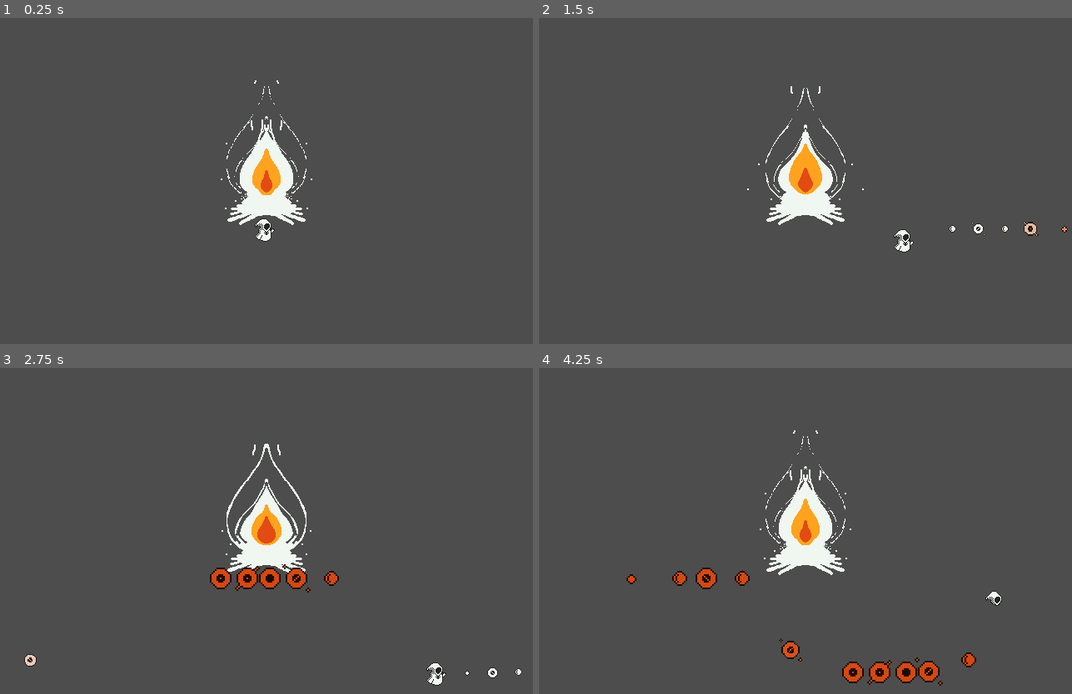
Above: before the commit, frames 1-4 (two rows, left to right).
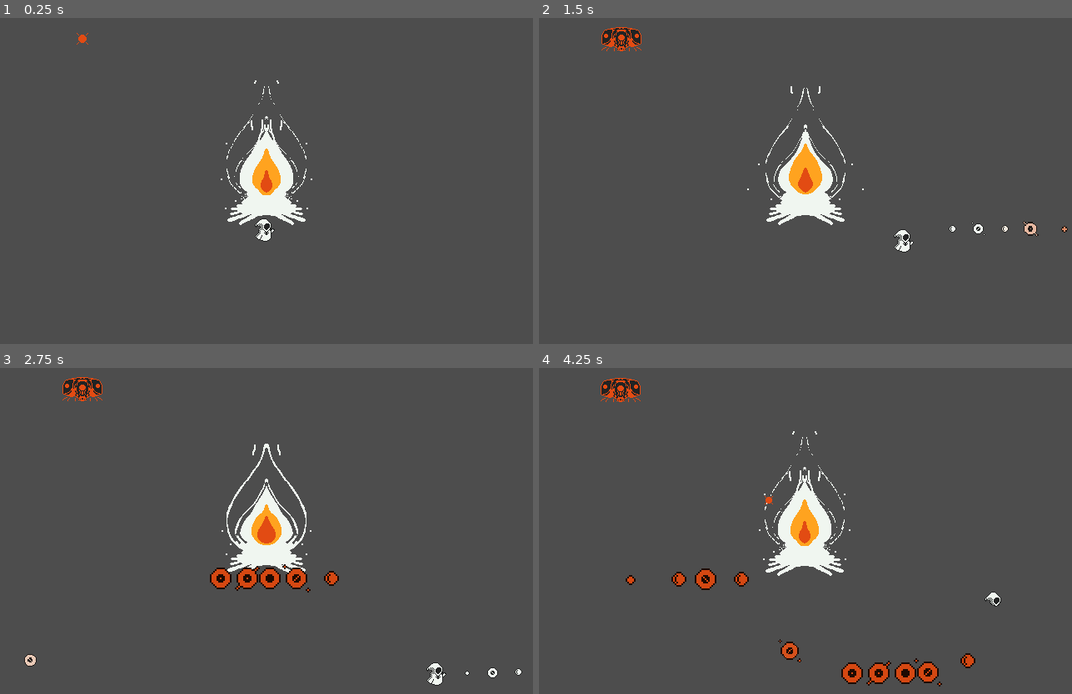
Above: after the commit, the same moments.

Repository: rnakkas/gmtk-game-jam-jul-2025
Game: Godot game, scene res://Gaame/Scenes/game.tscn
Same seed, same stepped clock (60 frames per second), same inputs: the game is played once before the commit and once after it. This scene is started directly instead of the project's main scene.
Inputs (mouse positions are in pixels of both pictures, inside the frame that each line leads up to):
- Up to frame 1 (0.25 s): no input
- Up to frame 2 (1.5 s): tap Enter at 0.5 s; move the mouse to (922, 135) at 0.52 s; hold D (move_right) 0.53-1.28 s; hold Space (shoot) 0.53-1.28 s; click (922, 135) at 0.67 s; move the mouse to (698, 174) at 1.27 s; hold S (move_down) from 1.28 s (still down); tap Space (shoot) at 1.35 s
- Up to frame 3 (2.75 s): move the mouse to (319, 416) at 2.02 s; release S (move_down) at 2.03 s; hold D (move_right) from 2.03 s (still down); hold Space (shoot) from 2.03 s (still down); tap Q at 2.1 s
- Up to frame 4 (4.25 s): move the mouse to (778, 583) at 2.77 s; release D (move_right) at 2.78 s; release Space (shoot) at 2.78 s; hold W (move_up) 2.78-3.53 s; tap R at 2.85 s; click (778, 583) at 2.92 s; tap Space (shoot) at 3.05 s; move the mouse to (965, 563) at 3.52 s; hold A (move_left) from 3.53 s (still down); hold Space (shoot) from 3.53 s (still down)

The runs differ from the first frame. In frame 1, less than 0.1% of the frame differs, in the area x 14-17%, y 4-9%; in frame 2, 0.4%; in frame 3, 0.4%; in frame 4, 1.7%, in the area x 11-87%, y 3-98%.

Commit message:
created enemy 1 and fireball

Diff:
--- a/Autoloads/SignalsBus.gd
+++ b/Autoloads/SignalsBus.gd
@@ -29,3 +29,12 @@
 
 @warning_ignore("unused_signal")
 signal flame_feed_event()
+
+@warning_ignore("unused_signal")
+signal enemy_shooting_event(fireball: EnemyFireballOne)
+
+@warning_ignore("unused_signal")
+signal enemy_died_event()
+
+@warning_ignore("unused_signal")
+signal flame_hit_event()
--- /dev/null
+++ b/Gaame/Scenes/enemy_1.tscn
@@ -0,0 +1,256 @@
+[gd_scene load_steps=35 format=3 uid="uid://chheulqygrjij"]
+
+[ext_resource type="Texture2D" uid="uid://bgxcmvbpc3djn" path="res://Assets/enemy-1_idle_attack.png" id="1_0pfq6"]
+[ext_resource type="Script" uid="uid://cmle87gfgfusi" path="res://Gaame/Scripts/enemy_1.gd" id="1_7jgh4"]
+[ext_resource type="Texture2D" uid="uid://dbus4jo4oykld" path="res://Assets/enemy_1_spawn.png" id="1_k2224"]
+[ext_resource type="Texture2D" uid="uid://ci4j6hy8ksf14" path="res://Assets/enemy-1_death.png" id="3_orsle"]
+[ext_resource type="Script" uid="uid://c8v5jk3fuyk1p" path="res://Gaame/Scripts/enemy_shooting_component.gd" id="4_xarwp"]
+
+[sub_resource type="CapsuleShape2D" id="CapsuleShape2D_0pfq6"]
+radius = 17.0
+height = 56.0
+
+[sub_resource type="AtlasTexture" id="AtlasTexture_2w3d3"]
+atlas = ExtResource("1_0pfq6")
+region = Rect2(0, 32, 64, 32)
+
+[sub_resource type="AtlasTexture" id="AtlasTexture_s1nw4"]
+atlas = ExtResource("1_0pfq6")
+region = Rect2(64, 32, 64, 32)
+
+[sub_resource type="AtlasTexture" id="AtlasTexture_rcikx"]
+atlas = ExtResource("1_0pfq6")
+region = Rect2(128, 32, 64, 32)
+
+[sub_resource type="AtlasTexture" id="AtlasTexture_0jo74"]
+atlas = ExtResource("1_0pfq6")
+region = Rect2(192, 32, 64, 32)
+
+[sub_resource type="AtlasTexture" id="AtlasTexture_vjeg3"]
+atlas = ExtResource("3_orsle")
+region = Rect2(0, 0, 74, 39)
+
+[sub_resource type="AtlasTexture" id="AtlasTexture_txvh0"]
+atlas = ExtResource("3_orsle")
+region = Rect2(74, 0, 74, 39)
+
+[sub_resource type="AtlasTexture" id="AtlasTexture_gndwm"]
+atlas = ExtResource("3_orsle")
+region = Rect2(148, 0, 74, 39)
+
+[sub_resource type="AtlasTexture" id="AtlasTexture_ti5cv"]
+atlas = ExtResource("3_orsle")
+region = Rect2(222, 0, 74, 39)
+
+[sub_resource type="AtlasTexture" id="AtlasTexture_538ks"]
+atlas = ExtResource("3_orsle")
+region = Rect2(296, 0, 74, 39)
+
+[sub_resource type="AtlasTexture" id="AtlasTexture_20eeh"]
+atlas = ExtResource("3_orsle")
+region = Rect2(370, 0, 74, 39)
+
+[sub_resource type="AtlasTexture" id="AtlasTexture_wwwbd"]
+atlas = ExtResource("1_0pfq6")
+region = Rect2(0, 0, 64, 32)
+
+[sub_resource type="AtlasTexture" id="AtlasTexture_be3w3"]
+atlas = ExtResource("1_0pfq6")
+region = Rect2(64, 0, 64, 32)
+
+[sub_resource type="AtlasTexture" id="AtlasTexture_0pfq6"]
+atlas = ExtResource("1_k2224")
+region = Rect2(0, 0, 64, 32)
+
+[sub_resource type="AtlasTexture" id="AtlasTexture_7jgh4"]
+atlas = ExtResource("1_k2224")
+region = Rect2(64, 0, 64, 32)
+
+[sub_resource type="AtlasTexture" id="AtlasTexture_xarwp"]
+atlas = ExtResource("1_k2224")
+region = Rect2(128, 0, 64, 32)
+
+[sub_resource type="AtlasTexture" id="AtlasTexture_orsle"]
+atlas = ExtResource("1_k2224")
+region = Rect2(192, 0, 64, 32)
+
+[sub_resource type="AtlasTexture" id="AtlasTexture_mgmnj"]
+atlas = ExtResource("1_k2224")
+region = Rect2(256, 0, 64, 32)
+
+[sub_resource type="AtlasTexture" id="AtlasTexture_rj8jq"]
+atlas = ExtResource("1_k2224")
+region = Rect2(320, 0, 64, 32)
+
+[sub_resource type="AtlasTexture" id="AtlasTexture_8e4px"]
+atlas = ExtResource("1_k2224")
+region = Rect2(384, 0, 64, 32)
+
+[sub_resource type="AtlasTexture" id="AtlasTexture_gmrr5"]
+atlas = ExtResource("1_k2224")
+region = Rect2(448, 0, 64, 32)
+
+[sub_resource type="AtlasTexture" id="AtlasTexture_nfpyt"]
+atlas = ExtResource("1_k2224")
+region = Rect2(512, 0, 64, 32)
+
+[sub_resource type="AtlasTexture" id="AtlasTexture_84wck"]
+atlas = ExtResource("1_k2224")
+region = Rect2(576, 0, 64, 32)
+
+[sub_resource type="AtlasTexture" id="AtlasTexture_4qqa3"]
+atlas = ExtResource("1_k2224")
+region = Rect2(640, 0, 64, 32)
+
+[sub_resource type="AtlasTexture" id="AtlasTexture_sq4ij"]
+atlas = ExtResource("1_k2224")
+region = Rect2(704, 0, 64, 32)
+
+[sub_resource type="AtlasTexture" id="AtlasTexture_872vn"]
+atlas = ExtResource("1_k2224")
+region = Rect2(768, 0, 64, 32)
+
+[sub_resource type="AtlasTexture" id="AtlasTexture_2es2l"]
+atlas = ExtResource("1_k2224")
+region = Rect2(832, 0, 64, 32)
+
+[sub_resource type="AtlasTexture" id="AtlasTexture_uyuo2"]
+atlas = ExtResource("1_k2224")
+region = Rect2(896, 0, 64, 32)
+
+[sub_resource type="SpriteFrames" id="SpriteFrames_tve2s"]
+animations = [{
+"frames": [{
+"duration": 1.0,
+"texture": SubResource("AtlasTexture_2w3d3")
+}, {
+"duration": 1.0,
+"texture": SubResource("AtlasTexture_s1nw4")
+}, {
+"duration": 1.0,
+"texture": SubResource("AtlasTexture_rcikx")
+}, {
+"duration": 1.0,
+"texture": SubResource("AtlasTexture_0jo74")
+}],
+"loop": false,
+"name": &"attack",
+"speed": 8.0
+}, {
+"frames": [{
+"duration": 1.0,
+"texture": SubResource("AtlasTexture_vjeg3")
+}, {
+"duration": 1.0,
+"texture": SubResource("AtlasTexture_txvh0")
+}, {
+"duration": 1.0,
+"texture": SubResource("AtlasTexture_gndwm")
+}, {
+"duration": 1.0,
+"texture": SubResource("AtlasTexture_ti5cv")
+}, {
+"duration": 1.0,
+"texture": SubResource("AtlasTexture_538ks")
+}, {
+"duration": 1.0,
+"texture": SubResource("AtlasTexture_20eeh")
+}, {
+"duration": 1.0,
+"texture": null
+}],
+"loop": false,
+"name": &"death",
+"speed": 12.0
+}, {
+"frames": [{
+"duration": 1.0,
+"texture": SubResource("AtlasTexture_wwwbd")
+}, {
+"duration": 1.0,
+"texture": SubResource("AtlasTexture_be3w3")
+}],
+"loop": true,
+"name": &"idle",
+"speed": 8.0
+}, {
+"frames": [{
+"duration": 1.0,
+"texture": SubResource("AtlasTexture_0pfq6")
+}, {
+"duration": 1.0,
+"texture": SubResource("AtlasTexture_7jgh4")
+}, {
+"duration": 1.0,
+"texture": SubResource("AtlasTexture_xarwp")
+}, {
+"duration": 1.0,
+"texture": SubResource("AtlasTexture_orsle")
+}, {
+"duration": 1.0,
+"texture": SubResource("AtlasTexture_mgmnj")
+}, {
+"duration": 1.0,
+"texture": SubResource("AtlasTexture_rj8jq")
+}, {
+"duration": 1.0,
+"texture": SubResource("AtlasTexture_8e4px")
+}, {
+"duration": 1.0,
+"texture": SubResource("AtlasTexture_gmrr5")
+}, {
+"duration": 1.0,
+"texture": SubResource("AtlasTexture_nfpyt")
+}, {
+"duration": 1.0,
+"texture": SubResource("AtlasTexture_84wck")
+}, {
+"duration": 1.0,
+"texture": SubResource("AtlasTexture_4qqa3")
+}, {
+"duration": 1.0,
+"texture": SubResource("AtlasTexture_sq4ij")
+}, {
+"duration": 1.0,
+"texture": SubResource("AtlasTexture_872vn")
+}, {
+"duration": 1.0,
+"texture": SubResource("AtlasTexture_2es2l")
+}, {
+"duration": 1.0,
+"texture": SubResource("AtlasTexture_uyuo2")
+}],
+"loop": false,
+"name": &"spawn",
+"speed": 15.0
+}]
+
+[node name="enemy_1" type="Node2D"]
+script = ExtResource("1_7jgh4")
+
+[node name="hurtbox" type="Area2D" parent="."]
+collision_layer = 8
+collision_mask = 21
+
+[node name="collider" type="CollisionShape2D" parent="hurtbox"]
+position = Vector2(2, 0)
+rotation = 1.5708
+shape = SubResource("CapsuleShape2D_0pfq6")
+
+[node name="sprite" type="AnimatedSprite2D" parent="."]
+sprite_frames = SubResource("SpriteFrames_tve2s")
+animation = &"death"
+autoplay = "spawn"
+frame = 6
+frame_progress = 1.0
+
+[node name="enemy_shooting_component" type="Node2D" parent="."]
+script = ExtResource("4_xarwp")
+
+[node name="shoot_timer" type="Timer" parent="."]
+
+[node name="reload_timer" type="Timer" parent="."]
+
+[node name="muzzle" type="Marker2D" parent="."]
+position = Vector2(2, -2)
+gizmo_extents = 640.6
--- /dev/null
+++ b/Gaame/Scenes/enemy_fireball_1.tscn
@@ -0,0 +1,96 @@
+[gd_scene load_steps=13 format=3 uid="uid://lq3w1mc1ukv1"]
+
+[ext_resource type="Script" uid="uid://cnqejl6xylubi" path="res://Gaame/Scripts/enemy_fireball_1.gd" id="1_7uar1"]
+[ext_resource type="Texture2D" uid="uid://dvamwfvp63enj" path="res://Assets/enemy-bullet.png" id="1_p23xd"]
+
+[sub_resource type="AtlasTexture" id="AtlasTexture_7uar1"]
+atlas = ExtResource("1_p23xd")
+region = Rect2(0, 0, 32, 32)
+
+[sub_resource type="AtlasTexture" id="AtlasTexture_xanwh"]
+atlas = ExtResource("1_p23xd")
+region = Rect2(32, 0, 32, 32)
+
+[sub_resource type="AtlasTexture" id="AtlasTexture_wl88o"]
+atlas = ExtResource("1_p23xd")
+region = Rect2(64, 0, 32, 32)
+
+[sub_resource type="AtlasTexture" id="AtlasTexture_se0wo"]
+atlas = ExtResource("1_p23xd")
+region = Rect2(96, 0, 32, 32)
+
+[sub_resource type="AtlasTexture" id="AtlasTexture_p23xd"]
+atlas = ExtResource("1_p23xd")
+region = Rect2(0, 32, 32, 32)
+
+[sub_resource type="AtlasTexture" id="AtlasTexture_ljwm0"]
+atlas = ExtResource("1_p23xd")
+region = Rect2(32, 32, 32, 32)
+
+[sub_resource type="AtlasTexture" id="AtlasTexture_wu10t"]
+atlas = ExtResource("1_p23xd")
+region = Rect2(64, 32, 32, 32)
+
+[sub_resource type="AtlasTexture" id="AtlasTexture_hhi6j"]
+atlas = ExtResource("1_p23xd")
+region = Rect2(96, 32, 32, 32)
+
+[sub_resource type="SpriteFrames" id="SpriteFrames_ljwm0"]
+animations = [{
+"frames": [{
+"duration": 1.0,
+"texture": SubResource("AtlasTexture_7uar1")
+}, {
+"duration": 1.0,
+"texture": SubResource("AtlasTexture_xanwh")
+}, {
+"duration": 1.0,
+"texture": SubResource("AtlasTexture_wl88o")
+}, {
+"duration": 1.0,
+"texture": SubResource("AtlasTexture_se0wo")
+}],
+"loop": true,
+"name": &"fly",
+"speed": 15.0
+}, {
+"frames": [{
+"duration": 1.0,
+"texture": SubResource("AtlasTexture_p23xd")
+}, {
+"duration": 1.0,
+"texture": SubResource("AtlasTexture_ljwm0")
+}, {
+"duration": 1.0,
+"texture": SubResource("AtlasTexture_wu10t")
+}, {
+"duration": 1.0,
+"texture": SubResource("AtlasTexture_hhi6j")
+}, {
+"duration": 1.0,
+"texture": null
+}],
+"loop": false,
+"name": &"hit",
+"speed": 12.0
+}]
+
+[sub_resource type="CircleShape2D" id="CircleShape2D_p23xd"]
+radius = 8.0
+
+[node name="enemy_fireball_1" type="Area2D"]
+z_index = 3
+collision_layer = 256
+collision_mask = 513
+script = ExtResource("1_7uar1")
+
+[node name="sprite" type="AnimatedSprite2D" parent="."]
+sprite_frames = SubResource("SpriteFrames_ljwm0")
+animation = &"fly"
+autoplay = "fly"
+frame = 1
+
+[node name="collider" type="CollisionShape2D" parent="."]
+shape = SubResource("CircleShape2D_p23xd")
+
+[node name="screen_notifier" type="VisibleOnScreenNotifier2D" parent="."]
--- a/Gaame/Scenes/flame.tscn
+++ b/Gaame/Scenes/flame.tscn
@@ -122,6 +122,10 @@
 radius = 36.0
 height = 76.0
 
+[sub_resource type="CapsuleShape2D" id="CapsuleShape2D_xn0g5"]
+radius = 51.0
+height = 102.0
+
 [node name="flame" type="Node2D"]
 z_index = 2
 script = ExtResource("1_n6eva")
@@ -153,3 +157,12 @@
 debug_color = Color(0.572549, 0.552941, 0.054902, 1)
 
 [node name="hp_drain_timer" type="Timer" parent="."]
+
+[node name="hurtbox" type="Area2D" parent="."]
+collision_layer = 512
+collision_mask = 264
+
+[node name="collider" type="CollisionShape2D" parent="hurtbox"]
+position = Vector2(0, 34)
+shape = SubResource("CapsuleShape2D_xn0g5")
+debug_color = Color(0.960854, 0.147902, 0.341795, 0.42)
--- a/Gaame/Scenes/game.tscn
+++ b/Gaame/Scenes/game.tscn
@@ -1,9 +1,10 @@
-[gd_scene load_steps=5 format=3 uid="uid://d2l6sy3gs3rjl"]
+[gd_scene load_steps=6 format=3 uid="uid://d2l6sy3gs3rjl"]
 
 [ext_resource type="PackedScene" uid="uid://rhtexhsqgpmg" path="res://Gaame/Scenes/player.tscn" id="1_2i11c"]
 [ext_resource type="Script" uid="uid://cstlhmbxwvi6x" path="res://Gaame/Scripts/game.gd" id="1_xqprk"]
 [ext_resource type="PackedScene" uid="uid://dcjxiydeuib6o" path="res://Gaame/Scenes/flame.tscn" id="3_43bsq"]
 [ext_resource type="PackedScene" uid="uid://dokwp3xh86j4" path="res://Gaame/Scenes/camera.tscn" id="4_4yjrt"]
+[ext_resource type="PackedScene" uid="uid://chheulqygrjij" path="res://Gaame/Scenes/enemy_1.tscn" id="5_mqm5b"]
 
 [node name="game" type="Node2D"]
 z_index = 1
@@ -21,3 +22,6 @@
 gizmo_extents = 27.5
 
 [node name="camera" parent="." instance=ExtResource("4_4yjrt")]
+
+[node name="enemy_1" parent="." instance=ExtResource("5_mqm5b")]
+position = Vector2(97, 101)
--- a/Gaame/Scenes/player.tscn
+++ b/Gaame/Scenes/player.tscn
@@ -345,7 +345,7 @@
 shape = SubResource("CapsuleShape2D_teism")
 
 [node name="hurtbox" type="Area2D" parent="."]
-collision_mask = 24
+collision_mask = 280
 
 [node name="hurtbox_collider" type="CollisionShape2D" parent="hurtbox"]
 shape = SubResource("CircleShape2D_mlcnc")
--- a/Gaame/Scripts/camera.gd
+++ b/Gaame/Scripts/camera.gd
@@ -33,12 +33,16 @@
 
 	SignalsBus.player_hit_event.connect(self._on_player_hit_event)
 	SignalsBus.flame_feed_event.connect(self._on_flame_feed_event)
+	SignalsBus.flame_hit_event.connect(self._on_flame_hit_event)
 
 func _on_player_hit_event() -> void:
 	start_shake(30.0, 0.6, 30.0)
 
 func _on_flame_feed_event() -> void:
 	start_shake(12.0, 0.9, 10.0)
+
+func _on_flame_hit_event() -> void:
+	start_shake()
 
 
 func start_shake(magnitude: float = default_magnitude, duration: float = default_duration, frequency: float = default_frequency) -> void:
--- /dev/null
+++ b/Gaame/Scripts/enemy_1.gd
@@ -0,0 +1,53 @@
+extends Node2D
+class_name EnemyOne
+
+@onready var sprite: AnimatedSprite2D = $sprite
+@onready var shoot_timer: Timer = $shoot_timer
+@onready var muzzle: Marker2D = $muzzle
+@onready var hurtbox: Area2D = $hurtbox
+
+@export var max_shoot_time: float = 2.2
+@export var min_shoot_time: float = 1.4
+@export var fireball_PS: PackedScene = preload("res://Gaame/Scenes/enemy_fireball_1.tscn")
+
+var shoot_time: float
+var direction: Vector2
+
+func _ready() -> void:
+	hurtbox.area_entered.connect(self._on_hit_by_player_or_attack)
+
+	shoot_time = randf_range(min_shoot_time, max_shoot_time)
+	shoot_timer.timeout.connect(self._on_shoot_timer_timeout)
+	shoot_timer.one_shot = false
+	shoot_timer.wait_time = shoot_time
+
+	var viewport_size: Vector2 = get_viewport_rect().size
+	direction = self.global_position.direction_to(Vector2(viewport_size.x / 2, (viewport_size.y / 2) + 30))
+
+	sprite.play("spawn")
+	await sprite.animation_finished
+	sprite.play("idle")
+
+	shoot_timer.start()
+
+func _on_shoot_timer_timeout() -> void:
+	var fireball: EnemyFireballOne = fireball_PS.instantiate()
+	fireball.global_position = muzzle.global_position
+	fireball.direction = direction
+	SignalsBus.enemy_shooting_event.emit(fireball)
+
+	shoot_time = randf_range(min_shoot_time, max_shoot_time)
+	shoot_timer.start()
+
+	sprite.play("attack")
+	await sprite.animation_finished
+	sprite.play("idle")
+
+func _on_hit_by_player_or_attack(_area: Area2D) -> void:
+	shoot_timer.stop()
+	hurtbox.set_deferred("monitorable", false)
+	hurtbox.set_deferred("monitoring", false)
+	sprite.play("death")
+	await sprite.animation_finished
+	SignalsBus.enemy_died_event.emit()
+	call_deferred("queue_free")
--- /dev/null
+++ b/Gaame/Scripts/enemy_fireball_1.gd
@@ -0,0 +1,32 @@
+extends Area2D
+class_name EnemyFireballOne
+
+@onready var sprite: AnimatedSprite2D = $sprite
+@onready var screen_notifier: VisibleOnScreenNotifier2D = $screen_notifier
+
+@export var speed: float = 170.0
+
+var direction: Vector2
+var velocity: Vector2
+
+func _ready() -> void:
+	screen_notifier.screen_exited.connect(self._on_screen_exited)
+	area_entered.connect(self._on_target_hit)
+	velocity = speed * direction
+
+func _physics_process(delta: float) -> void:
+	global_position += velocity * delta
+
+func _on_screen_exited() -> void:
+	set_deferred("monitorable", false)
+	set_deferred("monitoring", false)
+	await get_tree().create_timer(0.3).timeout
+	call_deferred("queue_free")
+
+func _on_target_hit(_area: Area2D) -> void:
+	velocity = Vector2.ZERO
+	set_deferred("monitorable", false)
+	set_deferred("monitoring", false)
+	sprite.play("hit")
+	await sprite.animation_finished
+	call_deferred("queue_free")
--- /dev/null
+++ b/Gaame/Scripts/enemy_shooting_component.gd
@@ -0,0 +1,134 @@
+extends Node2D
+class_name EnemyShootingComponent
+
+# ## Timer for shooting
+# @export var shoot_timer: Timer
+
+# ## Time to wait before each shot, in seconds
+# @export var shoot_time: float
+
+# ## Timer's one shot property
+# @export var one_shot: bool
+
+# ## Number of bullets per shot
+# @export var bullets_per_shot: int = 1
+
+# ## Direction of the bullets. Only used for Non Targeted shooting type. Ignored if value is Vector2(0,0)
+# @export var bullet_direction: Vector2
+
+# ## Bullet speed. Used to override the default speed of instantiated bullets. Ignored if value is zero
+# @export var bullet_speed: float
+
+# ## Angle of shot bullet. Defaults to 180 (points to Vector2.LEFT)
+# @export var default_bullet_angle: float = 180.0
+
+# ## The total spread angle of each shot, in degrees
+# @export var shot_spread_angle: float = 0
+
+# ## Specific bullet packed scene to use for the enemy
+# @export var bullet_scene: PackedScene
+
+# enum shooting_type_enum {
+# 	## Shoots straight ahead
+# 	NON_TARGETED,
+# 	## Shoots at player
+# 	TARGETED,
+# }
+
+# ## Shooting type
+# @export var shooting_type: shooting_type_enum
+
+
+# ################################################
+# # Ready
+# ################################################
+# func _ready() -> void:
+# 	if not shoot_timer:
+# 		return
+# 	Helper.set_timer_properties(shoot_timer, one_shot, shoot_time)
+# 	shoot_timer.timeout.connect(self._on_shoot_timer_timeout)
+
+
+# ################################################
+# # Shooting logic based on shooting type
+# ################################################
+# func _on_shoot_timer_timeout() -> void:
+# 	if bullet_scene == null:
+# 		return
+
+# 	match shooting_type:
+# 		shooting_type_enum.NON_TARGETED:
+# 			_handle_non_targeted_shooting()
+# 		shooting_type_enum.TARGETED:
+# 			_handle_targeted_shooting()
+
+
+# ################################################
+# # Non targeted shooting
+# ################################################
+# func _handle_non_targeted_shooting() -> void:
+# 	# Value with which to increment bullet angles
+# 	var angle_step_deg: float
+# 	var current_bullet_angle_deg: float = default_bullet_angle
+
+# 	# If only 1 bullet per shot, bullet always points straight to the left, i.e. 180.0 degrees
+# 	# Otherwise set the first bullet's angle to be minimum angle value in the spread
+# 	if bullets_per_shot > 1:
+# 		angle_step_deg = shot_spread_angle / (bullets_per_shot - 1)
+# 		current_bullet_angle_deg -= (angle_step_deg * ((float(bullets_per_shot) - 1) / 2))
+
+# 	SignalsBus.enemy_shooting_event.emit(_populate_bullets_list(current_bullet_angle_deg, angle_step_deg))
+
+
+# ################################################
+# # Targeted shooting
+# ################################################
+# func _handle_targeted_shooting() -> void:
+# 	# Don't shoot if there is no player
+# 	if not GameManager.player:
+# 		return
+
+# 	# Don't shoot if player is dead
+# 	if GameManager.player.is_dead:
+# 		return
+
+# 	# Get angle to player
+# 	var angle_to_player_deg: float = rad_to_deg(self.global_position.angle_to_point(GameManager.player.global_position))
+
+# 	# Value with which to increment bullet angles
+# 	var angle_step_deg: float
+
+# 	# If only 1 bullet per shot, bullet always points at player
+# 	var current_bullet_angle_deg: float = angle_to_player_deg
+# 	if bullets_per_shot > 1:
+# 		angle_step_deg = shot_spread_angle / (bullets_per_shot - 1)
+# 		current_bullet_angle_deg = angle_to_player_deg - angle_step_deg
+
+# 	SignalsBus.enemy_shooting_event.emit(_populate_bullets_list(current_bullet_angle_deg, angle_step_deg))
+
+
+# ################################################
+# # Helper func to populate the bullets list
+# #	To be used by non targeted and targeted shooting
+# ################################################
+# func _populate_bullets_list(current_bullet_angle_deg, angle_step_deg: float) -> Array[Area2D]:
+# 	var bullets_list: Array[Area2D] = []
+# 	var bullet: EnemyBulletBasic
+
+# 	for i: int in range(bullets_per_shot):
+# 		bullet = bullet_scene.instantiate()
+# 		bullet.global_position = self.global_position
+# 		bullet.angle_deg = current_bullet_angle_deg
+
+# 		# Override bullet direction if one is provided for non targeted shooting
+# 		if shooting_type == shooting_type_enum.NON_TARGETED && bullet_direction != Vector2.ZERO:
+# 			bullet.direction = bullet_direction
+
+# 		# Override bullet speed if one is provided
+# 		if bullet_speed != 0:
+# 			bullet.speed = bullet_speed
+
+# 		bullets_list.append(bullet)
+# 		current_bullet_angle_deg += angle_step_deg
+
+# 	return bullets_list
--- a/Gaame/Scripts/flame.gd
+++ b/Gaame/Scripts/flame.gd
@@ -4,11 +4,13 @@
 @onready var hp_drain_timer: Timer = $hp_drain_timer
 @onready var flame_area: Area2D = $flame_area
 @onready var flame: AnimatedSprite2D = $flame
+@onready var hurtbox: Area2D = $hurtbox
 
 @export var hp: int = 75
 @export var hp_drain_time: float = 1.2
 @export var hp_drain_respawn: int = 5
 @export var hp_recovery_kindling: int = 20
+@export var hp_drain_hit: int = 2
 
 var kindling_count: int
 
@@ -21,6 +23,7 @@
 	hp_drain_timer.start()
 
 	flame_area.area_entered.connect(self._on_player_delivered_kindling)
+	hurtbox.area_entered.connect(self._on_hit_by_enemy)
 
 	SignalsBus.player_respawn_event.connect(self._on_player_respawn_event)
 	SignalsBus.kindling_count_updated_event.connect(self._get_latest_kindling_count)
@@ -31,6 +34,7 @@
 
 func _on_player_respawn_event() -> void:
 	hp = clamp(hp - hp_drain_respawn, 0, 100)
+	SignalsBus.flame_hp_updated_event.emit(hp)
 
 func _get_latest_kindling_count(count: int) -> void:
 	kindling_count = count
@@ -48,3 +52,8 @@
 
 		SignalsBus.kindling_count_updated_event.emit(0)
 		SignalsBus.flame_hp_updated_event.emit(hp)
+
+func _on_hit_by_enemy(_area: Area2D) -> void:
+	hp = clamp(hp - hp_drain_hit, 0, 100)
+	SignalsBus.flame_hp_updated_event.emit(hp)
+	SignalsBus.flame_hit_event.emit()
--- a/Gaame/Scripts/game.gd
+++ b/Gaame/Scripts/game.gd
@@ -19,6 +19,8 @@
 	SignalsBus.player_shooting_event.connect(self._on_player_shooting_event)
 	SignalsBus.player_death_event.connect(self._on_player_death_evnet)
 	SignalsBus.kindling_picked_up_event.connect(self._on_kindling_picked_up_event)
+	SignalsBus.enemy_shooting_event.connect(self._on_enemy_shooting_event)
+	SignalsBus.enemy_died_event.connect(self._on_enemy_died_event)
 
 func _on_player_shooting_event(fireball: PlayerFireball) -> void:
 	add_child(fireball)
@@ -43,3 +45,10 @@
 func _on_kindling_picked_up_event() -> void:
 	kindling_count += 1
 	SignalsBus.kindling_count_updated_event.emit(kindling_count)
+
+func _on_enemy_shooting_event(fireball: EnemyFireballOne) -> void:
+	add_child(fireball)
+
+func _on_enemy_died_event() -> void:
+	kill_count += 1
+	SignalsBus.kill_count_updated_event.emit(kill_count)
--- a/project.godot
+++ b/project.godot
@@ -74,6 +74,8 @@
 2d_physics/layer_6="kindling"
 2d_physics/layer_7="flame"
 2d_physics/layer_8="player_kindling_pickup_area"
+2d_physics/layer_9="enemy_fireball_1"
+2d_physics/layer_10="flame_hurtbox"
 
 [rendering]
 
Not shown: 1 places in Gaame/Scenes/flame.tscn that only renumber resources
Not shown, added: Gaame/Scripts/enemy_1.gd.uid
Not shown, added: Gaame/Scripts/enemy_fireball_1.gd.uid
Not shown, added: Gaame/Scripts/enemy_shooting_component.gd.uid
